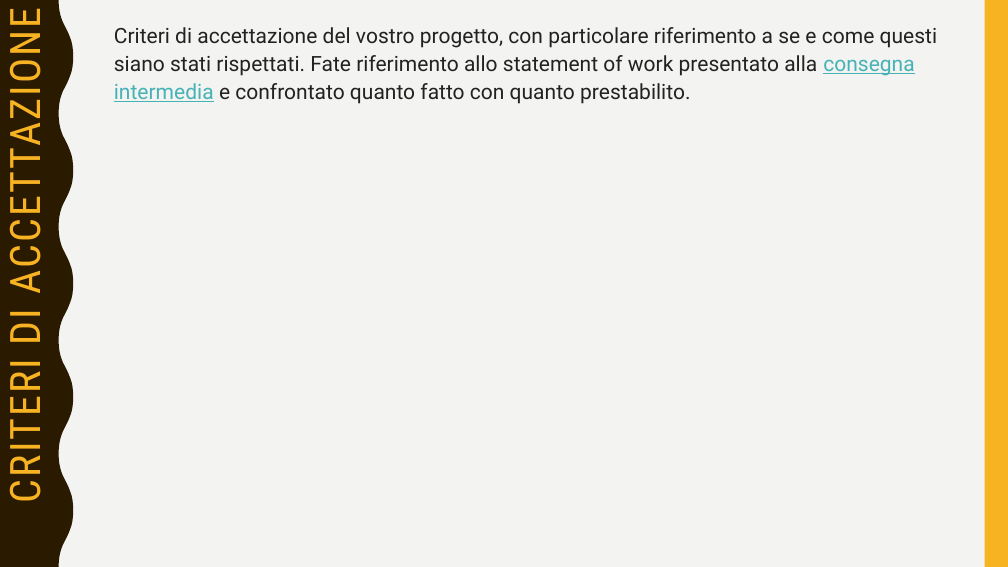
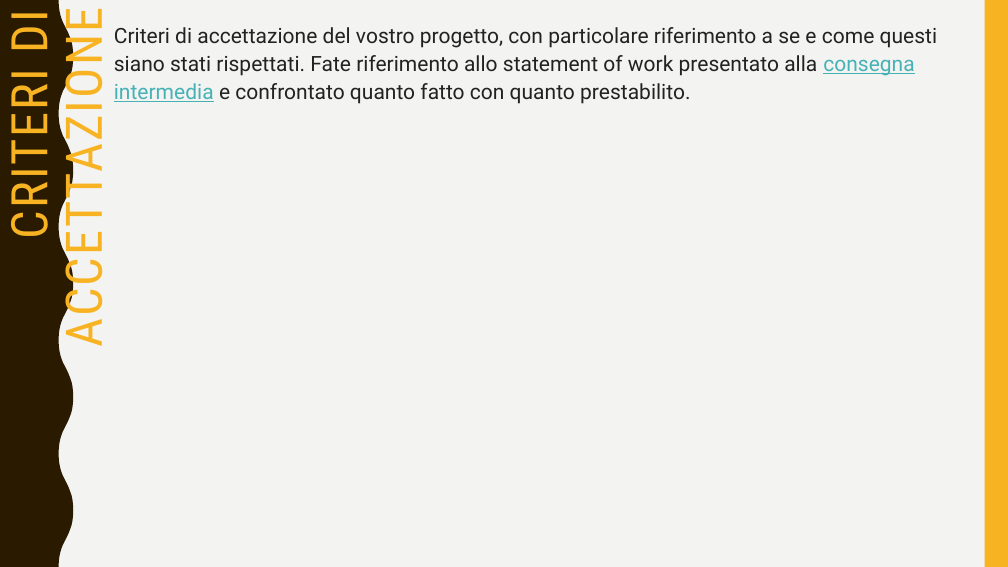
Before and after one commit to sfarina12/NC_05, a slide deck: slide 15 of Presentazione_Seconda consegna/2021_Presentazione_NC08.pptx (slide 9 before the commit). Drawn at 1008x567 pixels with LibreOffice and Linux fonts; fonts in the diff are those of the drawing. Boxes give left, top, right and bottom in pixels: in the first picture for what was removed or moved away, otherwise in the second. Text is boxed around its words. In the diff, an @@ line names an element or a change of style, - is before the commit and + after.

```diff
--- a/Presentazione_Seconda consegna/2021_Presentazione_NC08.pptx
+++ b/Presentazione_Seconda consegna/2021_Presentazione_NC08.pptx
@@ title "CRITERI DI ACCETTAZIONE" at box(0, 14, 115, 337): size 40 to 48 pt @@
```
Also in this commit, not shown: 2 other slides changed, 10 slides added, 4 slides removed, 1 other file.
